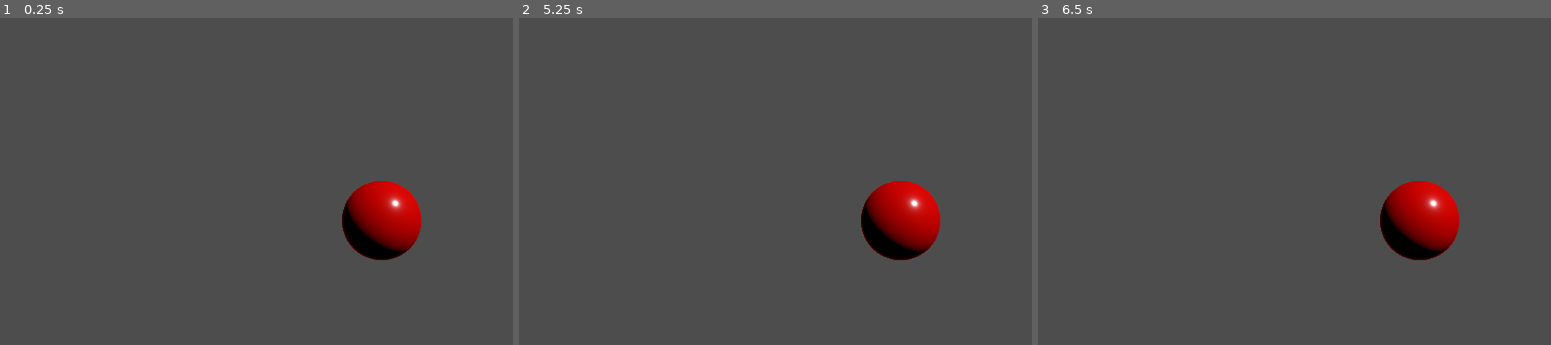
Above: before the commit, frames 1-3 (left to right).
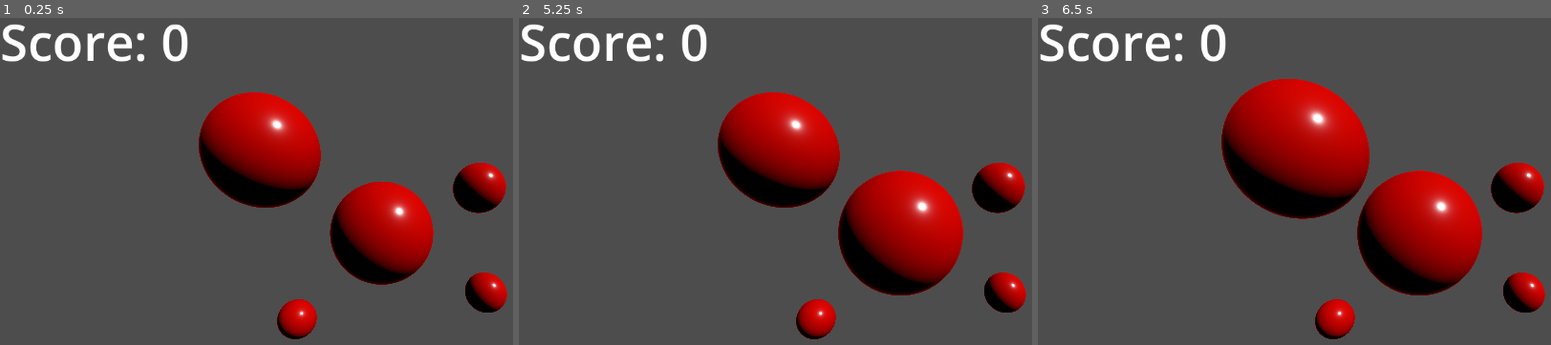
Above: after the commit, the same moments.

Repository: Zerbraxi/GodotMiniProjects
Game: Godot game, scene res://Balloon Popper/Balloon Popper.tscn
Same seed, same stepped clock (60 frames per second), same inputs: the game is played once before the commit and once after it. Before the commit the project has no main scene; this scene is started directly in both runs.
Inputs (mouse positions are in pixels of both pictures, inside the frame that each line leads up to):
- Up to frame 1 (0.25 s): no input
- Up to frame 2 (5.25 s): tap Enter at 0.5, 2, 3.5 s; move the mouse to (outside the picture) at 0.52 s; click (outside the picture) at 0.67 s; tap Space at 1.25, 2.75, 4.25 s; move the mouse to (749, 240) at 1.27 s; click (749, 240) at 1.42 s; move the mouse to (975, 125) at 2.02 s; click (975, 125) at 2.17 s; move the mouse to (862, 305) at 2.77 s; click (862, 305) at 2.92 s; move the mouse to (outside the picture) at 3.52 s; click (outside the picture) at 3.67 s; move the mouse to (672, 155) at 4.27 s; click (672, 155) at 4.42 s; move the mouse to (939, 220) at 5.02 s; click (939, 220) at 5.17 s
- Up to frame 3 (6.5 s): move the mouse to (1304, 112) at 5.77 s; click (1304, 112) at 5.92 s

The runs differ from the first frame. In frame 1, 15% of the frame differs, in the area x 0-99%, y 1-99%; in frame 2, 17%; in frame 3, 20%.
Error before the commit: Parse Error: Unexpected "Identifier" in class body. (res://Balloon)

Commit message:
Finished Balloon Popper
Completed Balloon Popper Mini Project
Also added a click and pop sound effect to give better feedback that wasn't part of tutorial

Diff:
--- a/MiniProjects/Balloon Popper/Balloon Manager.gd
+++ b/MiniProjects/Balloon Popper/Balloon Manager.gd
@@ -1,7 +1,9 @@
 extends Node3D
 
 var score : int = 0
+@export var score_text : Label
 
 func increase_score (amount):
 	score += amount
-	print"(5")
+	score_text.text = str("Score: ",score)
+	print(score)
--- a/MiniProjects/Balloon Popper/Balloon Popper.tscn
+++ b/MiniProjects/Balloon Popper/Balloon Popper.tscn
@@ -1,33 +1,50 @@
 [gd_scene load_steps=6 format=3 uid="uid://ho5r1mg8ss60"]
 
-[ext_resource type="Script" path="res://Balloon Popper/Balloon.gd" id="1_8yt11"]
 [ext_resource type="Script" path="res://Balloon Popper/Balloon Manager.gd" id="1_tm8s2"]
-[ext_resource type="Material" uid="uid://bvs7ljnynhxn6" path="res://Balloon Popper/balloon.tres" id="2_p0m6o"]
+[ext_resource type="PackedScene" uid="uid://bpkx4pwqceadx" path="res://Balloon Popper/Balloon.tscn" id="2_cryph"]
+[ext_resource type="AudioStream" uid="uid://cmky0knk2v6u5" path="res://Balloon Popper/Balloon Pop Sound effect.ogg" id="3_jn4oe"]
+[ext_resource type="AudioStream" uid="uid://rklebs2osnab" path="res://Balloon Popper/Games, Video, Shooting Game, GUI, Hover Over, Complex, With Click SND62879.wav" id="4_l6us6"]
 
-[sub_resource type="SphereMesh" id="SphereMesh_2vv1n"]
+[sub_resource type="LabelSettings" id="LabelSettings_ctt1u"]
+font_size = 76
 
-[sub_resource type="SphereShape3D" id="SphereShape3D_30fgr"]
-radius = 0.499507
+[node name="Main" type="Node3D" node_paths=PackedStringArray("score_text")]
+script = ExtResource("1_tm8s2")
+score_text = NodePath("ScoreText")
 
-[node name="Main" type="Node3D"]
-script = ExtResource("1_tm8s2")
+[node name="Balloon" parent="." instance=ExtResource("2_cryph")]
+clicks_to_pop = 2
 
-[node name="Balloon" type="Area3D" parent="."]
-transform = Transform3D(1, 0, 0, 0, 1, 0, 0, 0, 1, 0, 0, 0.020762)
-script = ExtResource("1_8yt11")
+[node name="Balloon3" parent="." instance=ExtResource("2_cryph")]
+transform = Transform3D(1, 0, 0, 0, 1, 0, 0, 0, 1, 1.93749, 0.769439, -2.81628)
 
-[node name="Model" type="MeshInstance3D" parent="Balloon"]
-material_override = ExtResource("2_p0m6o")
-mesh = SubResource("SphereMesh_2vv1n")
+[node name="Balloon4" parent="." instance=ExtResource("2_cryph")]
+transform = Transform3D(0.916977, -0.398941, 0, 0.398941, 0.916977, 0, 0, 0, 1, 2.63352, -1.70544, -4.32723)
+clicks_to_pop = 7
 
-[node name="CollisionShape3D" type="CollisionShape3D" parent="Balloon"]
-shape = SubResource("SphereShape3D_30fgr")
+[node name="Balloon5" parent="." instance=ExtResource("2_cryph")]
+transform = Transform3D(0.733581, -0.319153, 0, 0.319153, 0.733581, 0, 0, 0, 0.8, -1.77064, -1.94746, -3.104)
+clicks_to_pop = 9
+
+[node name="Balloon2" parent="." instance=ExtResource("2_cryph")]
+transform = Transform3D(1, 0, 0, 0, 1, 0, 0, 0, 1, -1.06204, 0.734855, 0.234199)
+clicks_to_pop = 3
 
 [node name="Camera3D" type="Camera3D" parent="."]
-transform = Transform3D(1, 0, 0, 0, 1, 0, 0, 0, 1, 0, 0, 2.752)
-fov = 90.0
+transform = Transform3D(1, 0, 0, 0, 1, 0, 0, 0, 1, 0, 0.119521, 2.76687)
 
 [node name="DirectionalLight3D" type="DirectionalLight3D" parent="."]
 transform = Transform3D(0.641985, -0.530857, 0.553214, -0.000217562, 0.72141, 0.692508, -0.766717, -0.444701, 0.463019, 0, 2.11999, 0.00515151)
 
-[connection signal="input_event" from="Balloon" to="Balloon" method="_on_input_event"]
+[node name="ScoreText" type="Label" parent="."]
+offset_right = 306.0
+offset_bottom = 93.0
+text = "Score: 0"
+label_settings = SubResource("LabelSettings_ctt1u")
+
+[node name="BalloonPop" type="AudioStreamPlayer" parent="."]
+stream = ExtResource("3_jn4oe")
+volume_db = -5.571
+
+[node name="BalloonClick" type="AudioStreamPlayer" parent="."]
+stream = ExtResource("4_l6us6")
--- a/MiniProjects/Balloon Popper/Balloon.gd
+++ b/MiniProjects/Balloon Popper/Balloon.gd
@@ -1,18 +1,20 @@
 extends Area3D
 
-var clicks_to_pop : int = 3
-var size_increase : float = 0.2
-var score_to_give : int = 1
-
+@export var clicks_to_pop : int = 5
+@export var size_increase : float = 0.2
+@export var score_to_give : int = 1
+@onready var balloon_pop_sound = get_node("/root/Main/BalloonPop")
+@onready var balloon_click_sound = get_node("/root/Main/BalloonClick")
 
 func _on_input_event(camera, event, position, normal, shape_idx):
 
 	# check if mouse button click
 	if event is InputEventMouseButton and event.button_index == MOUSE_BUTTON_LEFT and event.pressed:
+		balloon_click_sound.play()
 		scale += Vector3.ONE * size_increase
 		clicks_to_pop -= 1
 
 		if clicks_to_pop == 0:
-			get_node("/root/Main:").increase
+			get_node("/root/Main:").increase_score(score_to_give)
+			balloon_pop_sound.play()
 			queue_free()
-dd
--- /dev/null
+++ b/MiniProjects/Balloon Popper/Balloon.tscn
@@ -0,0 +1,22 @@
+[gd_scene load_steps=5 format=3 uid="uid://bpkx4pwqceadx"]
+
+[ext_resource type="Script" path="res://Balloon Popper/Balloon.gd" id="1_qiuho"]
+[ext_resource type="Material" uid="uid://bvs7ljnynhxn6" path="res://Balloon Popper/balloon.tres" id="2_4u5is"]
+
+[sub_resource type="SphereMesh" id="SphereMesh_2vv1n"]
+
+[sub_resource type="SphereShape3D" id="SphereShape3D_30fgr"]
+radius = 0.499507
+
+[node name="Balloon" type="Area3D"]
+transform = Transform3D(1, 0, 0, 0, 1, 0, 0, 0, 1, 0, 0, 0.020762)
+script = ExtResource("1_qiuho")
+
+[node name="Model" type="MeshInstance3D" parent="."]
+material_override = ExtResource("2_4u5is")
+mesh = SubResource("SphereMesh_2vv1n")
+
+[node name="CollisionShape3D" type="CollisionShape3D" parent="."]
+shape = SubResource("SphereShape3D_30fgr")
+
+[connection signal="input_event" from="." to="." method="_on_input_event"]
--- a/MiniProjects/project.godot
+++ b/MiniProjects/project.godot
@@ -11,6 +11,7 @@
 [application]
 
 config/name="MiniProjects"
+run/main_scene="res://Balloon Popper/Balloon Popper.tscn"
 config/features=PackedStringArray("4.1", "Forward Plus")
 config/icon="res://icon.svg"
 
Not shown, added: MiniProjects/Balloon Popper/Balloon Pop Sound effect.ogg.import
Not shown, added: MiniProjects/Balloon Popper/Games, Video, Shooting Game, GUI, Hover Over, Complex, With Click SND62879.wav.import
Not shown, changed: .DS_Store
Not shown, added: MiniProjects/.DS_Store
Not shown, added: MiniProjects/Balloon Popper/.DS_Store
Not shown, added: MiniProjects/Balloon Popper/Balloon Pop Sound effect.ogg
Not shown, added: MiniProjects/Balloon Popper/Games, Video, Shooting Game, GUI, Hover Over, Complex, With Click SND62879.wav
